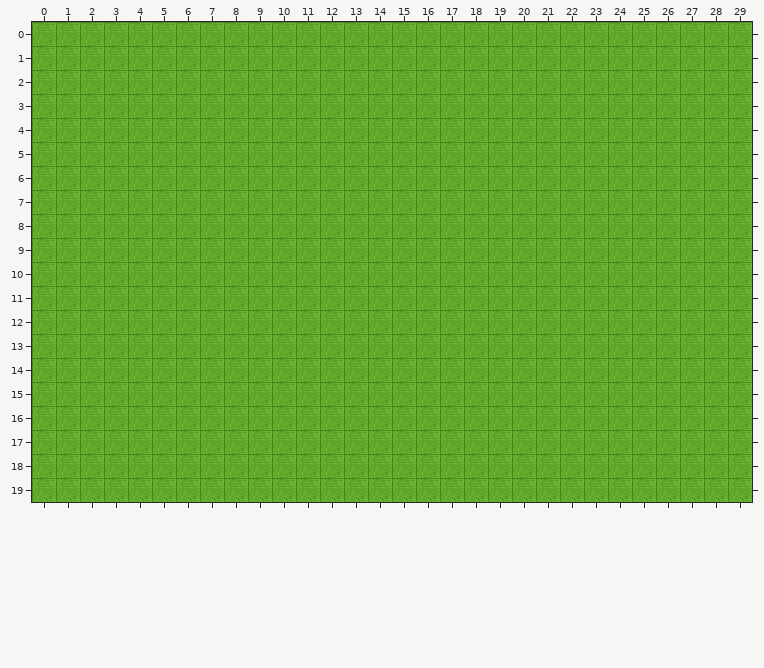
Level history. Tiled map (JSON): testmap.tmj. The picture above was drawn from the file before the commit.
Cells are 32x32 px. Shown: x 0..29, y 0..19.
The same view after the edit:
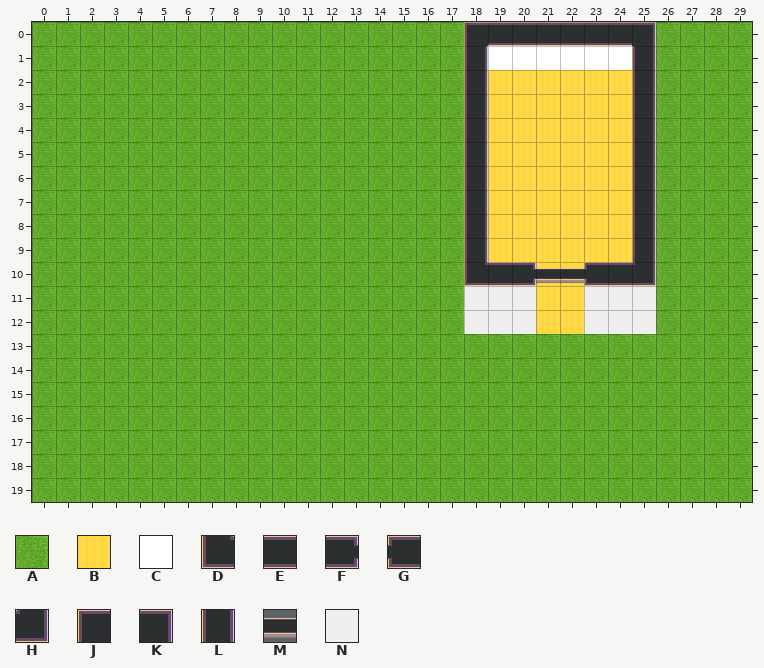
Key: from "Chunk 1": A 2, B 4, C 6, D 7, E 8, F 9, G 10, H 11, J 12, K 13, L 14, M 15, N 16.
_ is an empty cell, # one hidden under a higher layer, . an unchanged one.
Tiles of an added or newly shown layer are drawn over the layers below it.
Changes in this commit:
--- layer "floor/floor1"
@@ x 18..25 @@
- 0 AAAAAAAA
- 1 AAAAAAAA
- 2 AAAAAAAA
- 3 AAAAAAAA
- 4 AAAAAAAA
- 5 AAAAAAAA
- 6 AAAAAAAA
- 7 AAAAAAAA
- 8 AAAAAAAA
- 9 AAAAAAAA
-10 AAAAAAAA
-11 ...AA...
-12 ...AA...
+ 0 ########
+ 1 #CCCCCC#
+ 2 #BBBBBB#
+ 3 #BBBBBB#
+ 4 #BBBBBB#
+ 5 #BBBBBB#
+ 6 #BBBBBB#
+ 7 #BBBBBB#
+ 8 #BBBBBB#
+ 9 #BBBBBB#
+10 ###BB###
+11 ...BB...
+12 ...BB...
--- layer "wall/wall" (added)
@@ x 18..25 @@
- 0 ________
- 1 _......_
- 2 _......_
- 3 _......_
- 4 _......_
- 5 _......_
- 6 _......_
- 7 _......_
- 8 _......_
- 9 _......_
-10 ________
-11 ___..___
-12 ___..___
+ 0 JEEEEEEK
+ 1 L......L
+ 2 L......L
+ 3 L......L
+ 4 L......L
+ 5 L......L
+ 6 L......L
+ 7 L......L
+ 8 L......L
+ 9 L......L
+10 DEFMMGEH
+11 NNN..NNN
+12 NNN..NNN
Boxes around the changes in both pictures, in picture pixels (x1, y1, x2, y2):
changed: (464, 22, 656, 334)
